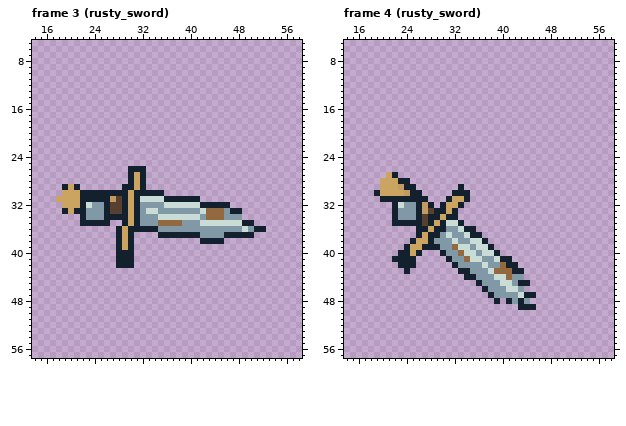
A pixel-art file gets an edit: assets/combat/weapon_tree.aseprite. Above: the version before the commit.
64x64 pixels, 272 frames. Shown: frame 3 (rusty_sword): x 14..58, y 5..57; frame 4 (rusty_sword): x 14..58, y 5..57. The commit also changed other frames, which this record leaves out.
After the commit:
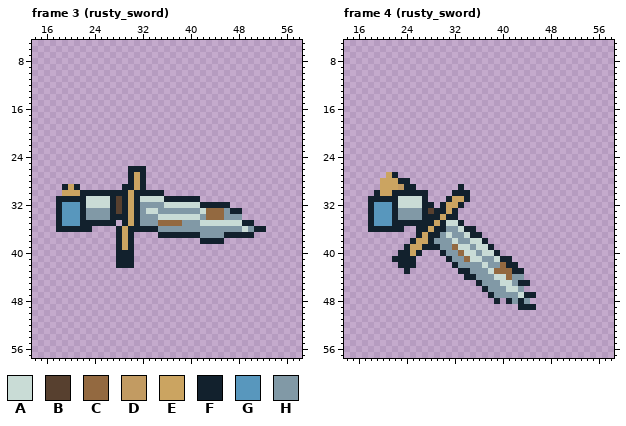
Palette (. is transparent): A #c9dcd6  B #57402f  C #936940  D #c29b62  E #cba461  F #12212d  G #5897bd  H #8199a6
What changed:
Changed rows in their new state; - is an unchanged pixel.
Frame 3 (rusty_sword):
first column x 18:
31 FFFF-AAAAF
32 FGGG--AAAF
33 FGGG----HF
34 FGGG----H-
35 FGGG-----F
36 FFFFFF----
Frame 4 (rusty_sword):
first column x 18:
30 ----FFF--F
31 FF---AAAA-
32 FGGG--AAAF
33 FGGG----HF
34 FGGG----HF
35 FGGG-----F
36 FFFFFF----
Boxes around the changes in both pictures, in picture pixels (x1, y1, x2, y2):
changed: (56, 196, 116, 232)
changed: (368, 190, 428, 232)
